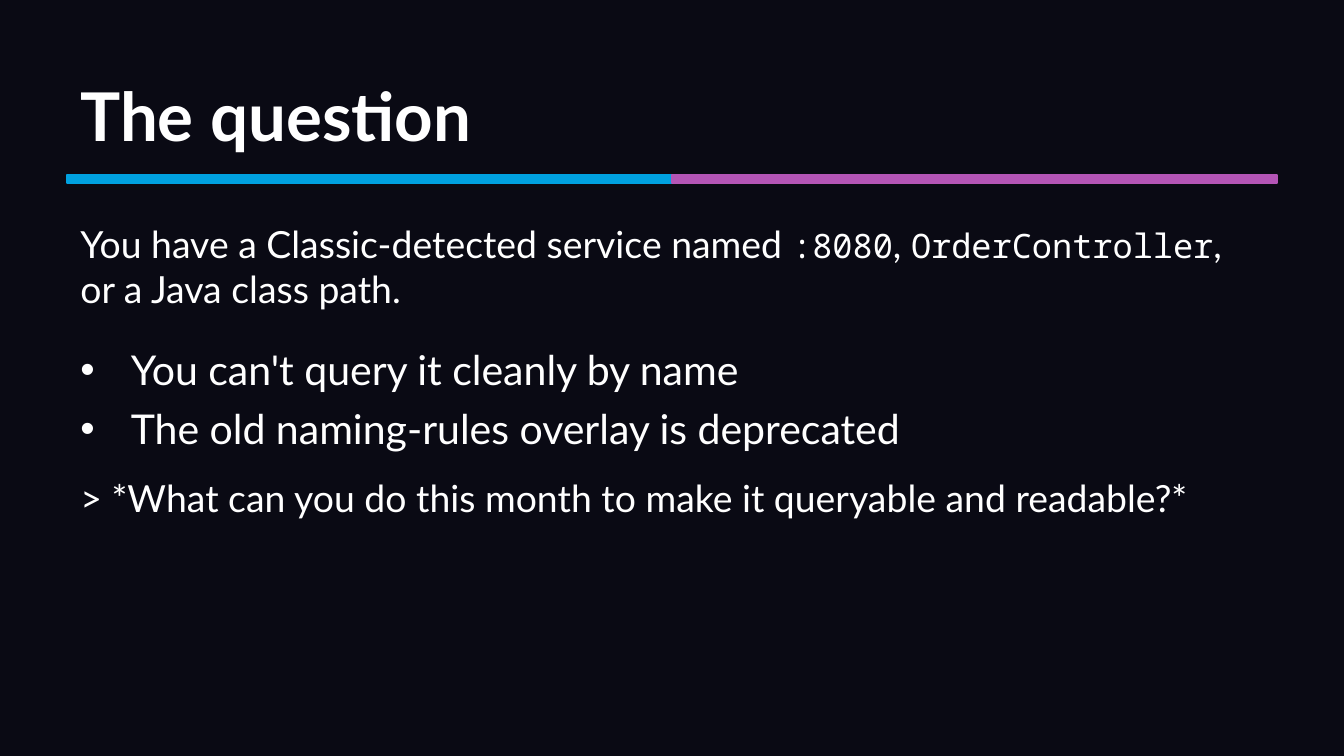
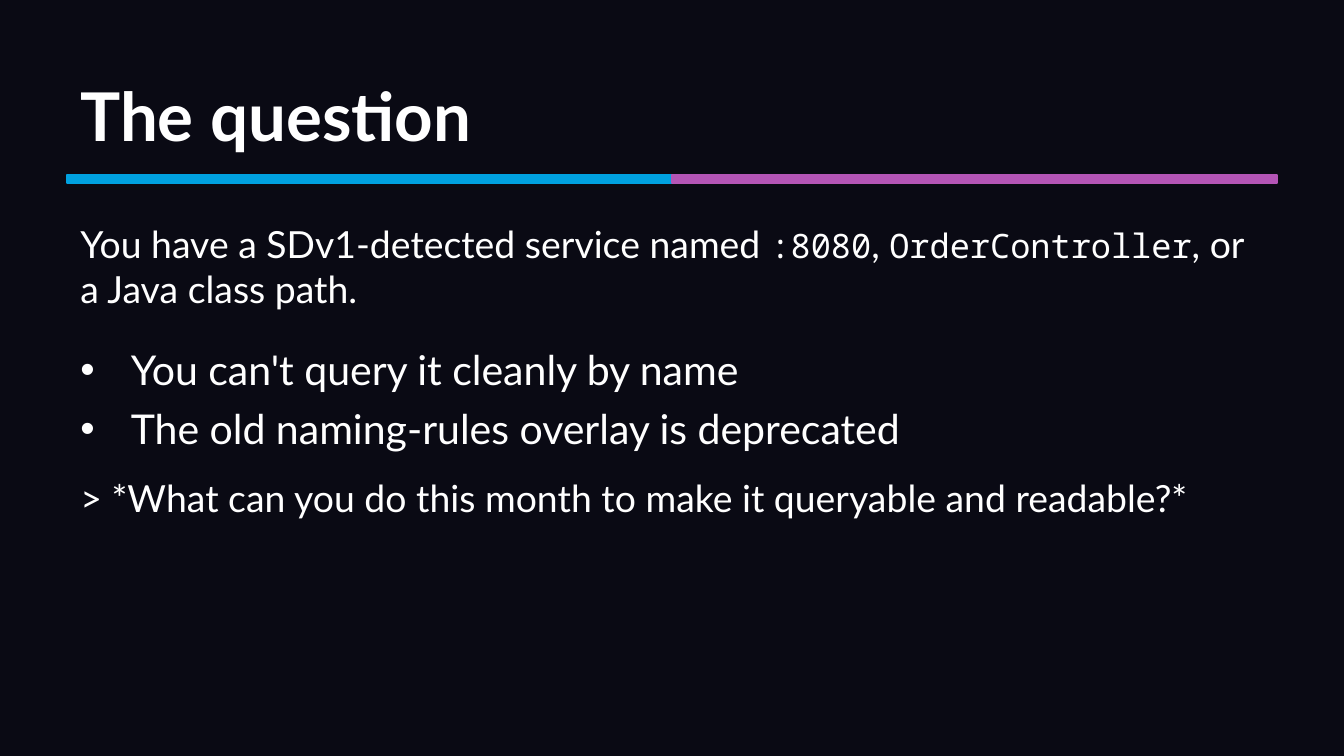
Before and after one commit to mreider/orders-demo, a slide deck: slide 2 of curriculum/unit-2-naming-identity/module-2-3-service-name-workaround.pptx. Drawn at 1344x756 pixels with LibreOffice and Linux fonts; fonts in the diff are those of the drawing. Boxes give left, top, right and bottom in pixels: in the first picture for what was removed or moved away, otherwise in the second. Text is boxed around its words. In the diff, an @@ line names an element or a change of style, - is before the commit and + after.

Commit message:
terminology: surface detection-model vs UI-generation distinction
The two axes matter and should be named separately:

- UI generation: Classic Dynatrace vs Latest Dynatrace (tenant-level).
- Detection model: SDv1 vs SDv2 (how spans become service entities).

They're orthogonal in principle but coupled in practice — SDv2 for
OneAgent is available only on Latest Dynatrace. Earlier copy treated
'Latest' and 'SDv2' as synonyms, which was convenient shorthand but
technically wrong.

Changes:

- curriculum/README.md opening reframes the course around the SDv1 →
  SDv2 migration and names the Latest-Dynatrace prerequisite.
- New 'Two axes worth naming' section in Module 0 explicitly separates
  UI generation from detection model and flags the OneAgent-only-on-
  Latest coupling.
- Mechanical swap across every module and slide: 'In Latest' → 'Under
  SDv2', 'In Classic' → 'Under SDv1', 'Classic-detected' → 'SDv1-
  detected', 'Latest detection' → 'SDv2 detection', etc. Only swaps
  the detection-model shorthand; 'Latest Dynatrace' and 'Classic
  Dynatrace' are left intact where they refer to the UI/tenant.
- Landing page hero + <title> + <meta description> rewritten for the
  same precision.
- Repo top-level README opening paragraph rewritten.
- All 13 PPTX decks regenerated from updated .slides.md sources.

```diff
--- a/curriculum/unit-2-naming-identity/module-2-3-service-name-workaround.pptx
+++ b/curriculum/unit-2-naming-identity/module-2-3-service-name-workaround.pptx
@@ text at bbox=[80, 230, 1245, 310]: text changed @@
-You have a Classic-detected service named :8080, OrderController, or a Java class path.
+You have a SDv1-detected service named :8080, OrderController, or a Java class path.
```
Also in this commit, not shown: 2 other slides changed, 29 other files.
